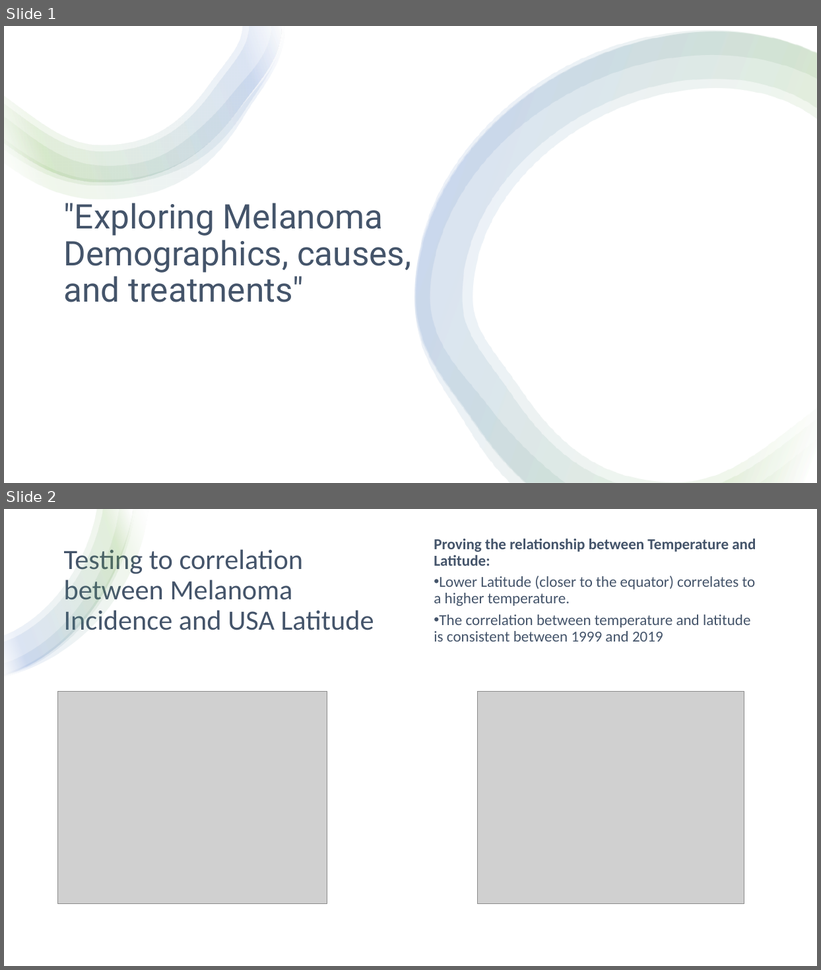
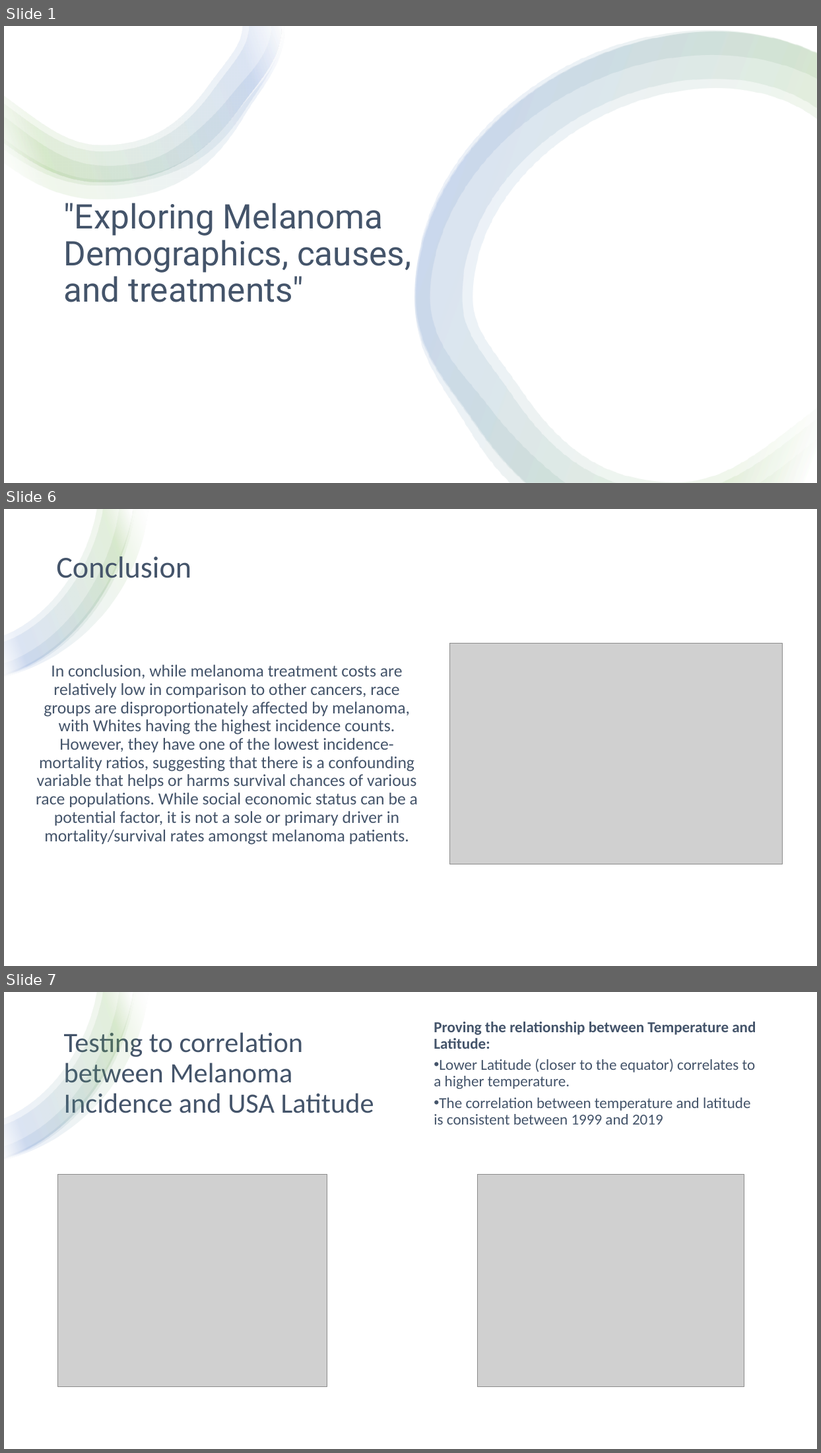
Before and after one commit to ishasaldhi/Project-1, a slide deck: Project 1.pptx. Shown one above the other, each under a label of ours: slides 1 and 2 before the commit, slides 1, 6 and 7 after it; the slides between them are not shown. The pictures are 821x970 and 821x1453 pixels, drawn with LibreOffice and Linux fonts; fonts in the diff are those of the drawing; grey boxes stand for pictures. Boxes give left, top, right and bottom in pixels: in the first picture for what was removed or moved away, otherwise in the second. Text is boxed around its words. In the diff, an @@ line names an element or a change of style, - is before the commit and + after.

```diff
--- a/Project 1.pptx
+++ b/Project 1.pptx
@@ slide 6 added at (4, 509, 817, 966), background #FFFFFF @@
@@ rectangle added at (4, 509, 816, 966), fill #FFFFFF @@
@@ group added at (4, 509, 149, 677): 4 freeform shapes @@
@@ text added at (56, 553, 191, 585), 36 pt, text #44546A @@
+Conclusion
@@ picture added at (450, 644, 782, 865) @@
@@ text added at (36, 665, 418, 845), 20 pt, text #44546A @@
+In conclusion, while melanoma treatment costs are relatively low in comparison to other cancers, race groups are disproportionately affected by melanoma, with Whites having the highest incidence counts. However, they have one of the lowest incidence-mortality ratios, suggesting that there is a confounding variable that helps or harms survival chances of various race populations. While social economic status can be a potential factor, it is not a sole or primary driver in mortality/survival rates amongst melanoma patients.
@@ what was slide 2 is now slide 7 @@
```
Also in this commit, not shown: 4 other slides added.
